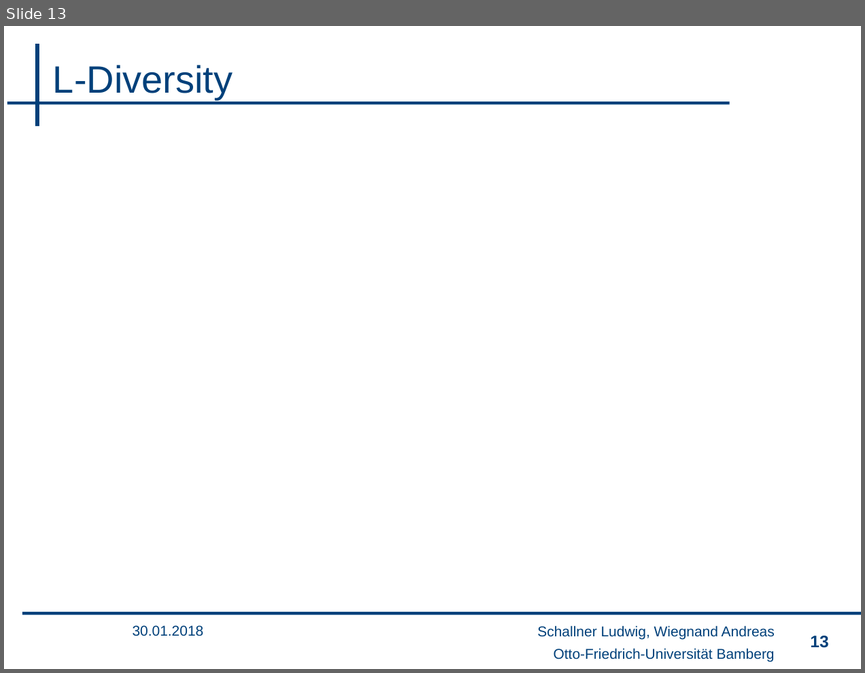
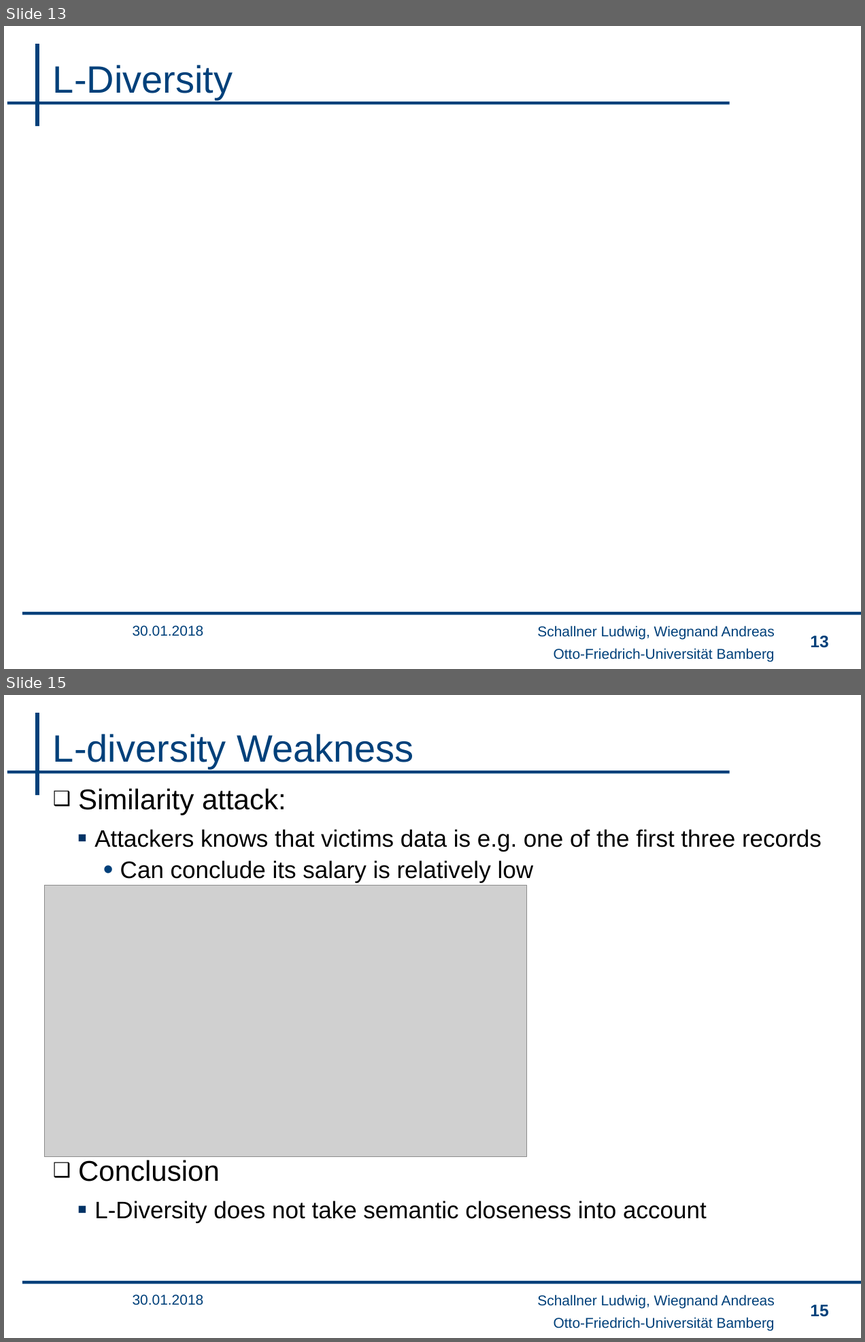
Before and after one commit to wsgan001/PSI-MSem, a slide deck: presentation/sicherheits_lu.pptx. Shown one above the other, each under a label of ours: slide 13 before the commit, slides 13 and 15 after it; the slides between them are not shown. The pictures are 865x673 and 865x1342 pixels, drawn with LibreOffice and Linux fonts; fonts in the diff are those of the drawing; grey boxes stand for pictures; background and template pictures are left out. Boxes give left, top, right and bottom in pixels: in the first picture for what was removed or moved away, otherwise in the second. Text is boxed around its words. In the diff, an @@ line names an element or a change of style, - is before the commit and + after.

```diff
--- a/presentation/sicherheits_lu.pptx
+++ b/presentation/sicherheits_lu.pptx
@@ slide 15 added at box(4, 695, 861, 1338), background #FFFFFF; not listed: 4 template elements that a slide beside it also shows @@
@@ title added at box(53, 734, 413, 769), 32 pt, text #00407A @@
+L-diversity Weakness
@@ text added at box(78, 788, 821, 1223), 20 pt, text #000000 @@
+❑ Similarity attack:
+  ▪ Attackers knows that victims data is e.g. one of the first three records
+    • Can conclude its salary is relatively low
+❑ Conclusion
+  ▪ L-Diversity does not take semantic closeness into account
@@ picture added at box(44, 885, 527, 1156) @@
@@ text added at box(133, 1294, 204, 1305), 12 pt, text #00407A @@
+30.01.2018
@@ text added at box(537, 1294, 774, 1308), 12 pt, text #00407A @@
+Schallner Ludwig, Wiegnand Andreas
@@ page number added at box(810, 1304, 828, 1317), 14 pt, text #00407A @@
+15
```
Also in this commit, not shown: 2 slides changed, 19 slides removed.
